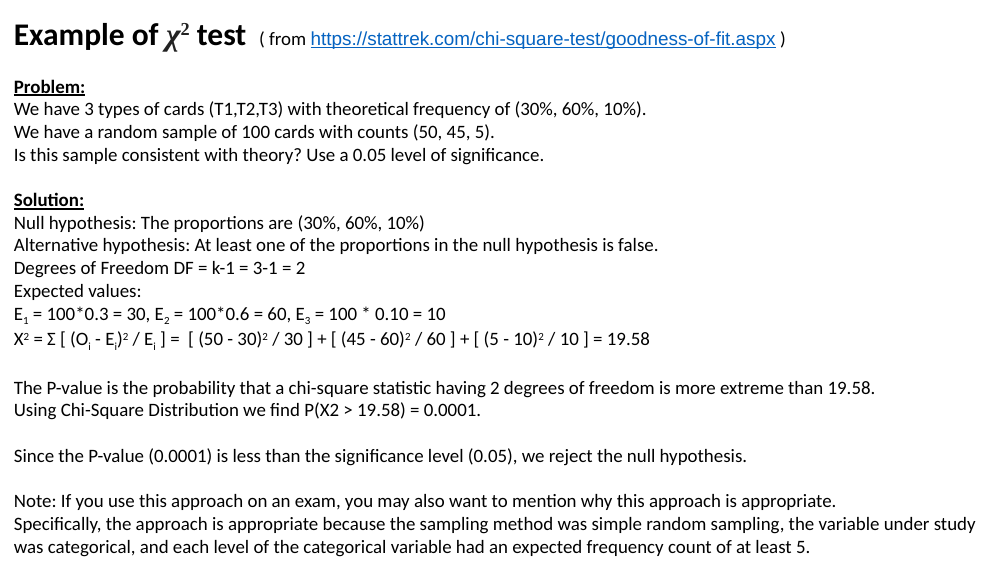
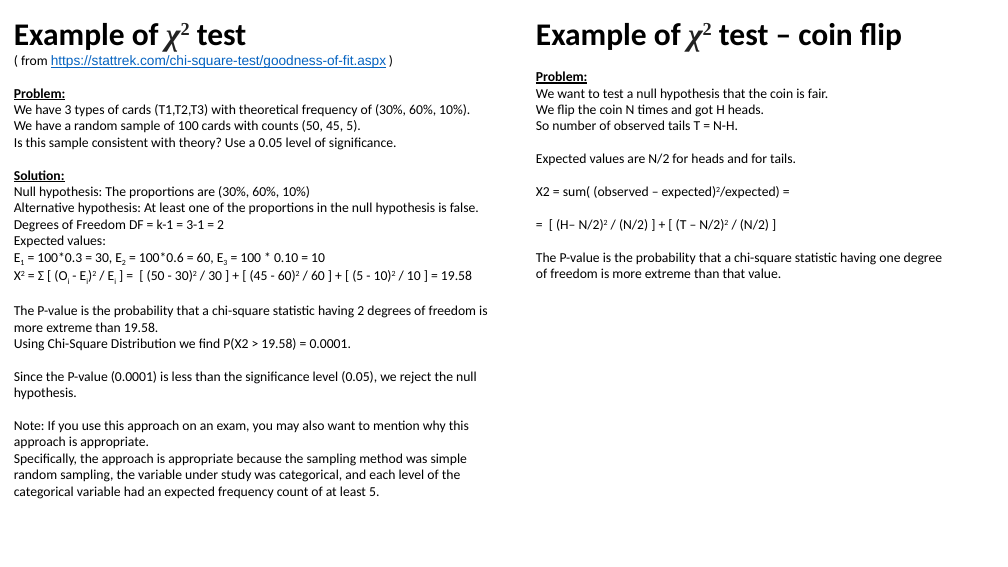
Before and after one commit to lselector/ml_ai_doc, a slide deck: slide 3 of statistics_06_x2_distribution.pptx. Drawn at 1008x567 pixels with LibreOffice and Linux fonts; fonts in the diff are those of the drawing. Boxes give left, top, right and bottom in pixels: in the first picture for what was removed or moved away, otherwise in the second. Text is boxed around its words. In the diff, an @@ line names an element or a change of style, - is before the commit and + after.

Commit message:
statistics p-value

```diff
--- a/statistics_06_x2_distribution.pptx
+++ b/statistics_06_x2_distribution.pptx
@@ text "Example of χ2 test ( ..." at [14, 23, 487, 499]: size 18 to 13 pt @@
@@ text added at [536, 23, 942, 278], 13 pt, text #000000 @@
+Example of χ2 test – coin flip
+Problem:
+We want to test a null hypothesis that the coin is fair.
+We flip the coin N times and got H heads.
+So number of observed tails T = N-H.
+Expected values are N/2 for heads and for tails.
+X2 = sum( (observed – expected)2/expected) =
+= [ (H– N/2)2 / (N/2) ] + [ (T – N/2)2 / (N/2) ]
+The P-value is the probability that a chi-square statistic having one degree of freedom is more extreme than that value.
```
Also in this commit, not shown: 1 other slide changed, 4 other files.
